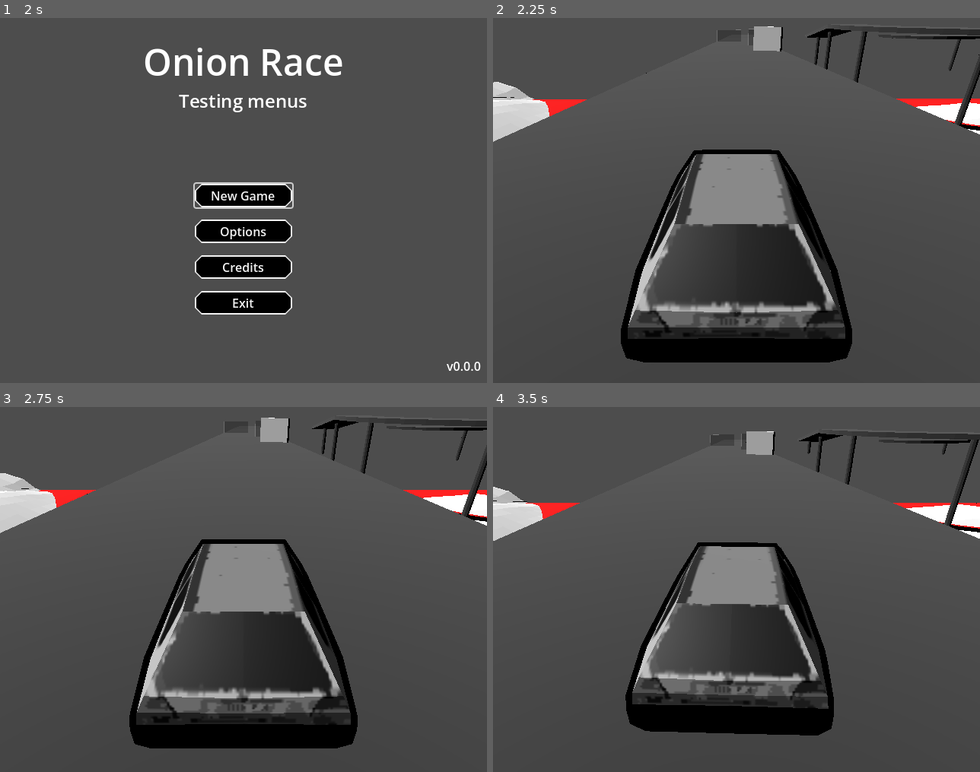
Above: before the commit, frames 1-4 (two rows, left to right).
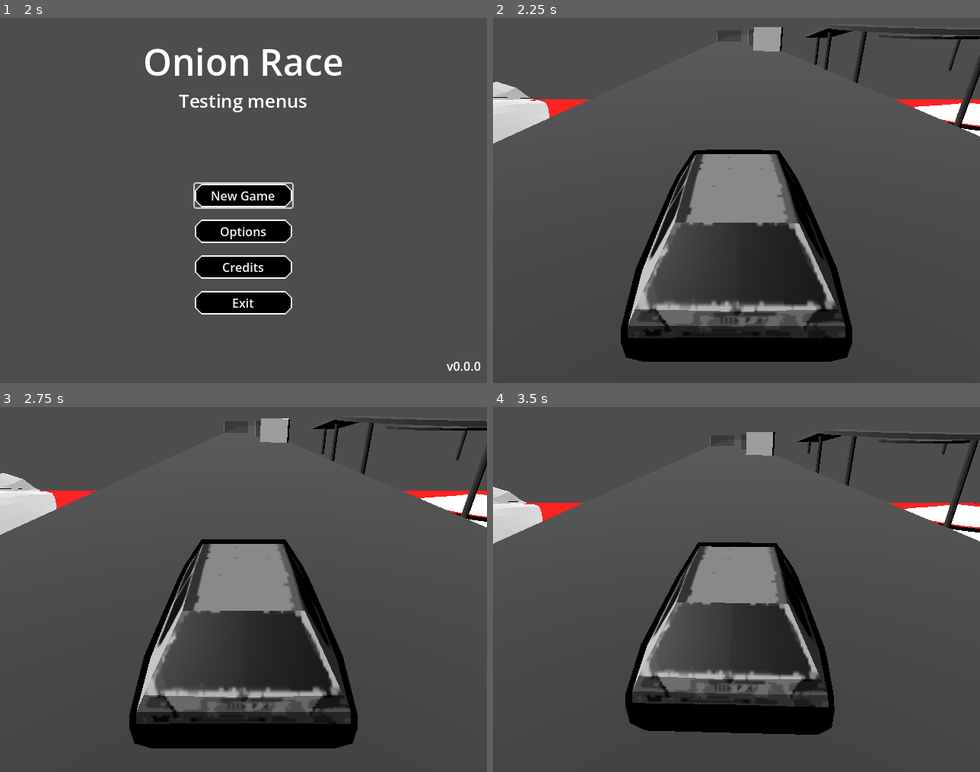
Above: after the commit, the same moments.

Repository: micsman/OnionRace
Game: Godot game, scene res://Menu/scenes/opening/opening.tscn
Same seed, same stepped clock (60 frames per second), same inputs: the game is played once before the commit and once after it.
Inputs (mouse positions are in pixels of both pictures, inside the frame that each line leads up to):
- Up to frame 1 (2 s): tap Enter (ui_accept) at 0.5 s; drag from (243, 200) to (292, 120) at 0.52 s; drag from (146, 218) to (219, 273) at 1.27 s
- Up to frame 2 (2.25 s): click "New Game" at 2 s
- Up to frame 3 (2.75 s): no input
- Up to frame 4 (3.5 s): move the mouse to (785, 509) at 2.77 s; hold D (steer_right) from 2.78 s (still down); tap W (gas) at 2.85 s

Frame 1 is identical in both runs. In frame 2, 1.5% of the frame differs, in the area x 0-100%, y 1-95%; in frame 3, 1.2%; in frame 4, 1.8%, in the area x 0-100%, y 6-90%.

Commit message:
Adjust wheel hitbox; Organize files and folders

Diff:
--- a/Main.tscn
+++ b/Scenes/Main.tscn
@@ -1,7 +1,7 @@
 [gd_scene format=3 uid="uid://bflkgb8q4ab2k"]
 
 [ext_resource type="PackedScene" uid="uid://cv0acp52ynffg" path="res://car/golfik.tscn" id="1_glv2v"]
-[ext_resource type="PackedScene" uid="uid://tki5ufo0drra" path="res://map.tscn" id="2_cm0pq"]
+[ext_resource type="PackedScene" uid="uid://tki5ufo0drra" path="res://Scenes/map.tscn" id="2_cm0pq"]
 
 [sub_resource type="StandardMaterial3D" id="StandardMaterial3D_uu6xs"]
 transparency = 1
--- a/car/golfik.tscn
+++ b/car/golfik.tscn
@@ -352,6 +352,7 @@
 collision_mask = 9
 mass = 900.0
 script = ExtResource("1_wunr3")
+steer = 0.1
 
 [node name="body" type="MeshInstance3D" parent="." unique_id=2050659797]
 mesh = SubResource("ArrayMesh_0mkq6")
@@ -366,6 +367,7 @@
 [node name="VehicleWheel3D" type="VehicleWheel3D" parent="." unique_id=1727124737]
 transform = Transform3D(-4.371139e-08, 0, -1, 0, 1, 0, 1, 0, -4.371139e-08, 2.2711697, -1.0554461, 1.3227814)
 use_as_traction = true
+wheel_radius = 0.63
 suspension_stiffness = 40.0
 suspension_max_force = 8500.0
 damping_compression = 0.7
@@ -381,13 +383,14 @@
 [node name="VehicleWheel3D2" type="VehicleWheel3D" parent="." unique_id=965616969]
 transform = Transform3D(-4.371139e-08, 0, -1, 0, 1, 0, 1, 0, -4.371139e-08, 2.2711697, -1.055446, -1.3227817)
 use_as_traction = true
+wheel_radius = 0.63
 suspension_stiffness = 40.0
 suspension_max_force = 8500.0
 damping_compression = 0.7
 damping_relaxation = 0.9
 
 [node name="wheel back right" type="MeshInstance3D" parent="VehicleWheel3D2" unique_id=1433086951]
-transform = Transform3D(2.2656003e-08, 0.51830894, -4.5312007e-08, 0.51830894, -2.2656003e-08, 0, -1.9806508e-15, -4.5312007e-08, -0.51830894, 0, 0, 0)
+transform = Transform3D(2.2656003e-08, 0.51830894, -7.8262474e-08, 0.51830894, -2.2656003e-08, 2.4390264e-22, -3.420961e-15, -7.8262474e-08, -0.51830894, 0, 0, 0)
 mesh = SubResource("ArrayMesh_kyoe8")
 
 [node name="wheel back right backface" type="MeshInstance3D" parent="VehicleWheel3D2/wheel back right" unique_id=2068434732]
@@ -396,13 +399,15 @@
 [node name="VehicleWheel3D3" type="VehicleWheel3D" parent="." unique_id=866085431]
 transform = Transform3D(-4.371139e-08, 0, -1, 0, 1, 0, 1, 0, -4.371139e-08, -2.163292, -1.0554461, 1.3227814)
 use_as_steering = true
+wheel_radius = 0.605
+wheel_friction_slip = 1000.0
 suspension_stiffness = 40.0
 suspension_max_force = 8500.0
 damping_compression = 0.7
 damping_relaxation = 0.9
 
 [node name="wheel front left" type="MeshInstance3D" parent="VehicleWheel3D3" unique_id=691832222]
-transform = Transform3D(2.2656003e-08, 0.51830894, -4.5312007e-08, 0.51830894, -2.2656003e-08, 0, -1.9806508e-15, -4.5312007e-08, -0.51830894, 0, 0, 0)
+transform = Transform3D(2.2656003e-08, 0.51830894, -7.8262474e-08, 0.51830894, -2.2656003e-08, 2.4390264e-22, -3.420961e-15, -7.8262474e-08, -0.51830894, 0, 0, 0)
 mesh = SubResource("ArrayMesh_ors0h")
 
 [node name="wheel front left backface" type="MeshInstance3D" parent="VehicleWheel3D3/wheel front left" unique_id=1683111310]
@@ -411,6 +416,8 @@
 [node name="VehicleWheel3D4" type="VehicleWheel3D" parent="." unique_id=647673798]
 transform = Transform3D(-4.371139e-08, 0, -0.99999994, 0, 0.99999994, 0, 1, 0, -4.3711385e-08, -2.163292, -1.055446, -1.3227817)
 use_as_steering = true
+wheel_radius = 0.605
+wheel_friction_slip = 1000.0
 suspension_stiffness = 40.0
 suspension_max_force = 8500.0
 damping_compression = 0.7
--- a/project.godot
+++ b/project.godot
@@ -87,7 +87,7 @@
 
 disable_install_wizard=true
 main_menu_scene_path="res://Menu/scenes/menus/main_menu/main_menu.tscn"
-game_scene_path="res://Main.tscn"
+game_scene_path="res://Scenes/Main.tscn"
 ending_scene_path="res://Menu/scenes/end_credits/end_credits.tscn"
 copy_path="res://Menu/"
 
Renamed: map.tscn -> Scenes/map.tscn
